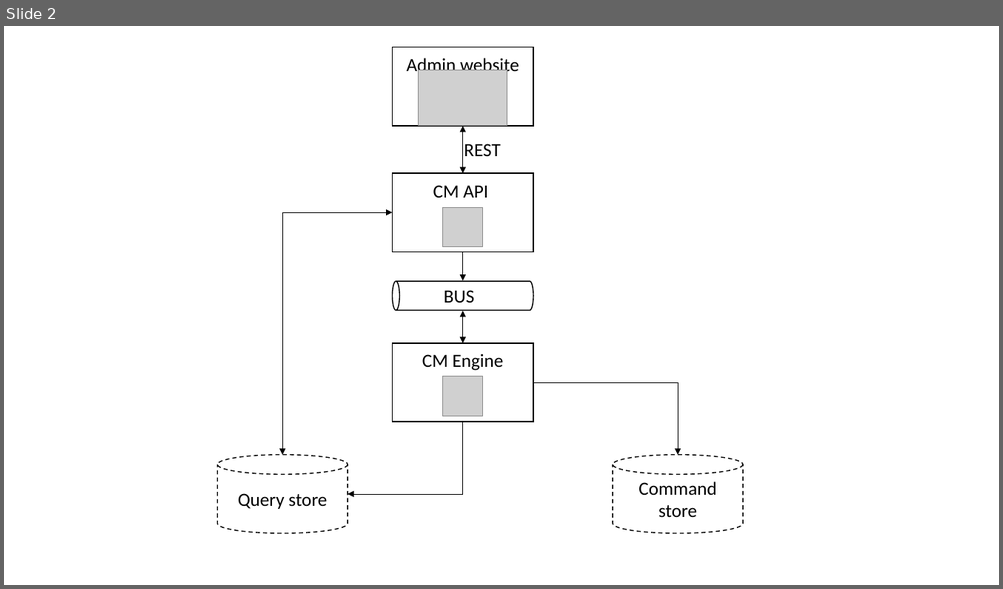
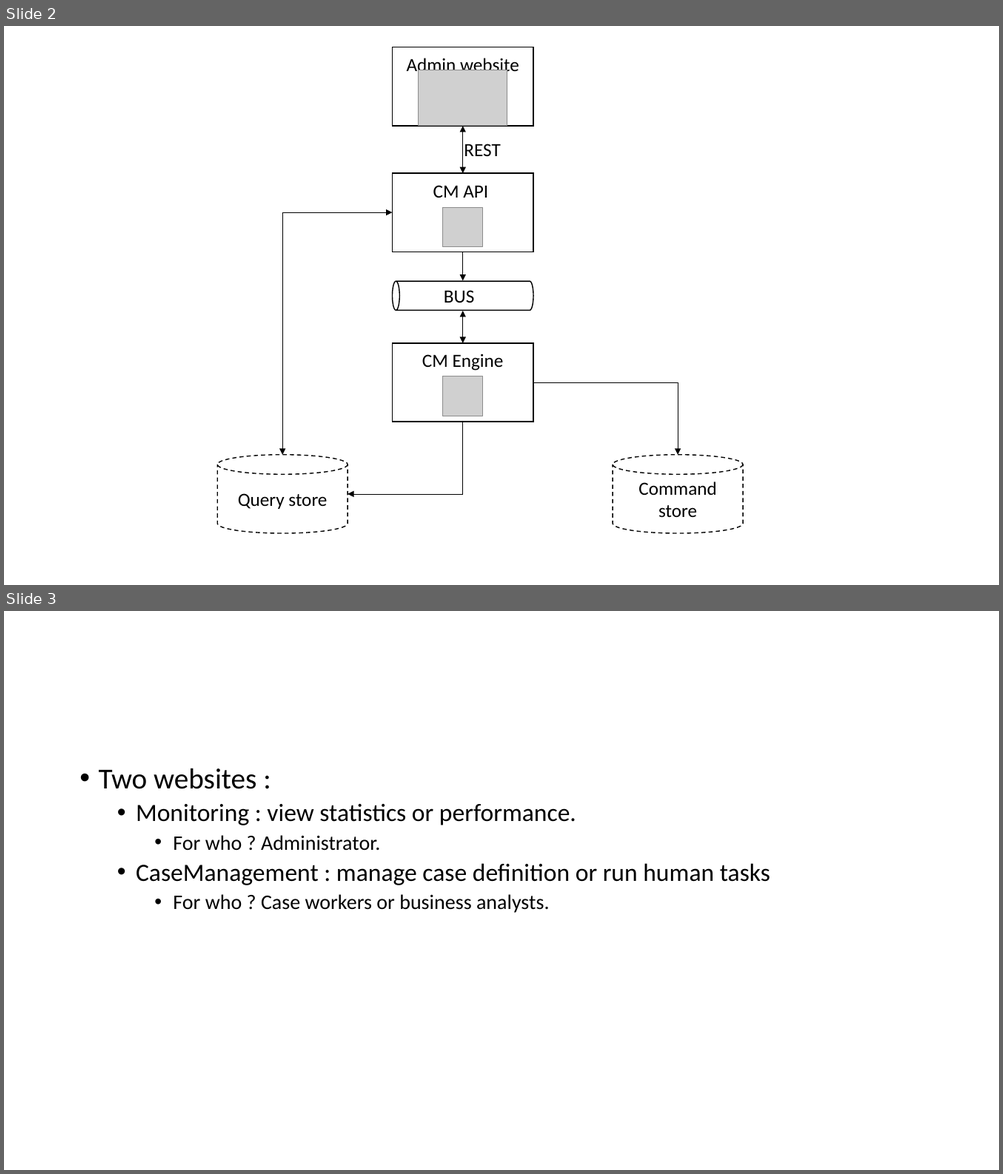
Before and after one commit to simpleidserver/CaseManagement, a slide deck: Architecture.pptx. Shown one above the other, each under a label of ours: slide 2 before the commit, slides 2 and 3 after it. The pictures are 1003x589 and 1003x1174 pixels, drawn with LibreOffice and Linux fonts; fonts in the diff are those of the drawing; grey boxes stand for pictures. Boxes give left, top, right and bottom in pixels: in the first picture for what was removed or moved away, otherwise in the second. Text is boxed around its words. In the diff, an @@ line names an element or a change of style, - is before the commit and + after.

```diff
--- a/Architecture.pptx
+++ b/Architecture.pptx
@@ slide 3 added at (4,611,999,1170), background #FFFFFF @@
@@ text added at (99,768,770,913), 24 pt, text #000000 @@
+• Two websites :
+  • Monitoring : view statistics or performance.
+    • For who ? Administrator.
+  • CaseManagement : manage case definition or run human tasks
+    • For who ? Case workers or business analysts.
```
Also in this commit, not shown: 1 other slide added, 41 other files.
